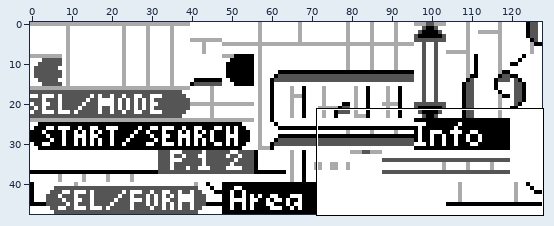
One commit to this sprite sheet: gfx/pokedex/pokedex.png. The first picture is a wide view before the edit; the outline marks the close-up.
Close-up. First the earlier version:
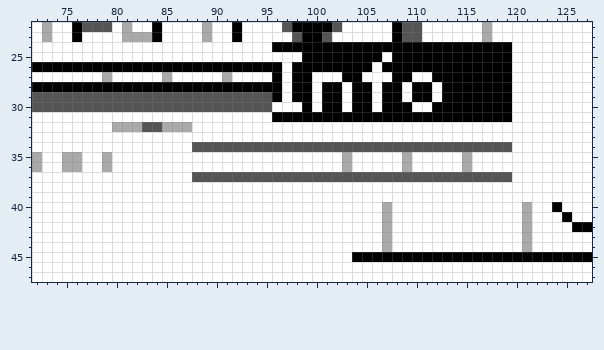
The file is 128x48 pixels. Shown: x 72..127, y 22..47.
New version:
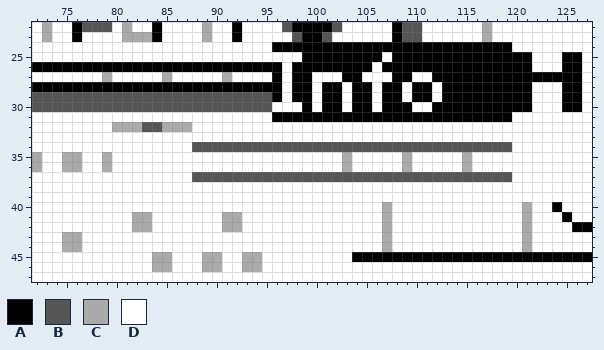
Palette (. is transparent): A #000000  B #555555  C #aaaaaa  D #ffffff
The edit:
{"y":25,"x":120,"old":"DD","new":"AA"}
{"y":25,"x":125,"old":"DD","new":"AA"}
{"y":26,"x":120,"old":"DD","new":"AA"}
{"y":26,"x":125,"old":"DD","new":"AA"}
{"y":27,"x":120,"old":"DDDDDDD","new":"AAAAAAA"}
{"y":28,"x":120,"old":"DD","new":"AA"}
{"y":28,"x":125,"old":"DD","new":"AA"}
{"y":29,"x":120,"old":"DD","new":"AA"}
{"y":29,"x":125,"old":"DD","new":"AA"}
{"y":30,"x":120,"old":"DD","new":"AA"}
{"y":30,"x":125,"old":"DD","new":"AA"}
{"y":41,"x":82,"old":"DD","new":"CC"}
{"y":41,"x":91,"old":"DD","new":"CC"}
{"y":42,"x":82,"old":"DD","new":"CC"}
{"y":42,"x":91,"old":"DD","new":"CC"}
{"y":43,"x":75,"old":"DD","new":"CC"}
{"y":44,"x":75,"old":"DD","new":"CC"}
{"y":45,"x":84,"old":"DD","new":"CC"}
{"y":45,"x":89,"old":"DD","new":"CC"}
{"y":45,"x":93,"old":"DD","new":"CC"}
{"y":46,"x":84,"old":"DD","new":"CC"}
{"y":46,"x":89,"old":"DD","new":"CC"}
{"y":46,"x":93,"old":"DD","new":"CC"}
{"label":"changed","picture_box":[512,52,582,112]}
{"label":"changed","picture_box":[132,212,262,272]}
{"label":"changed","picture_box":[62,232,82,252]}
